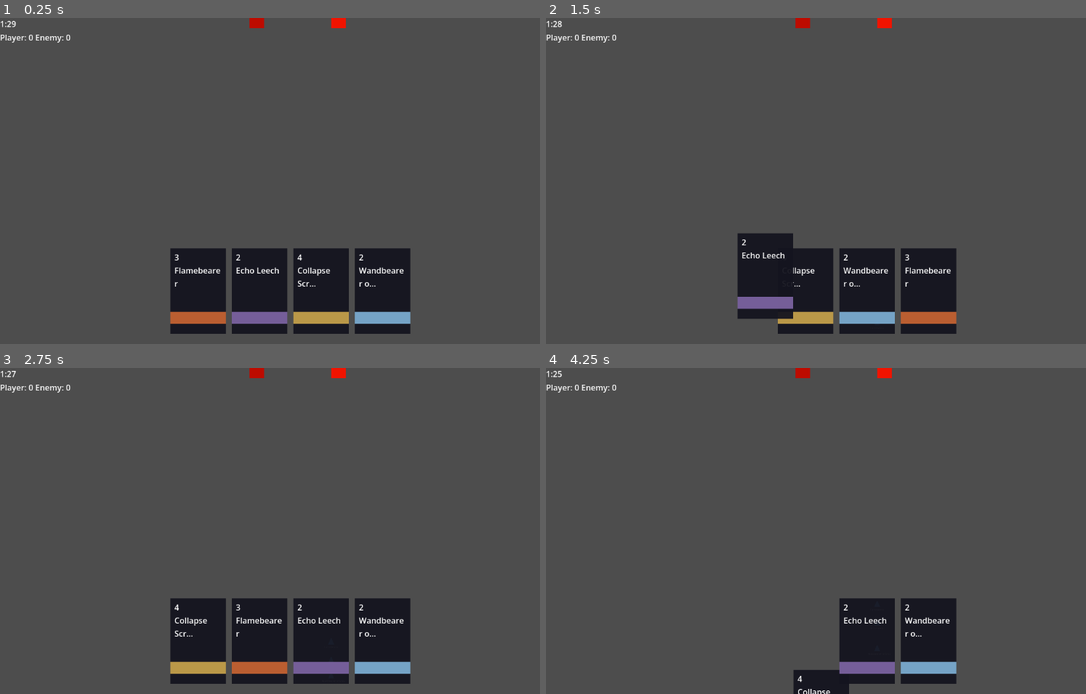
Above: before the commit, frames 1-4 (two rows, left to right).
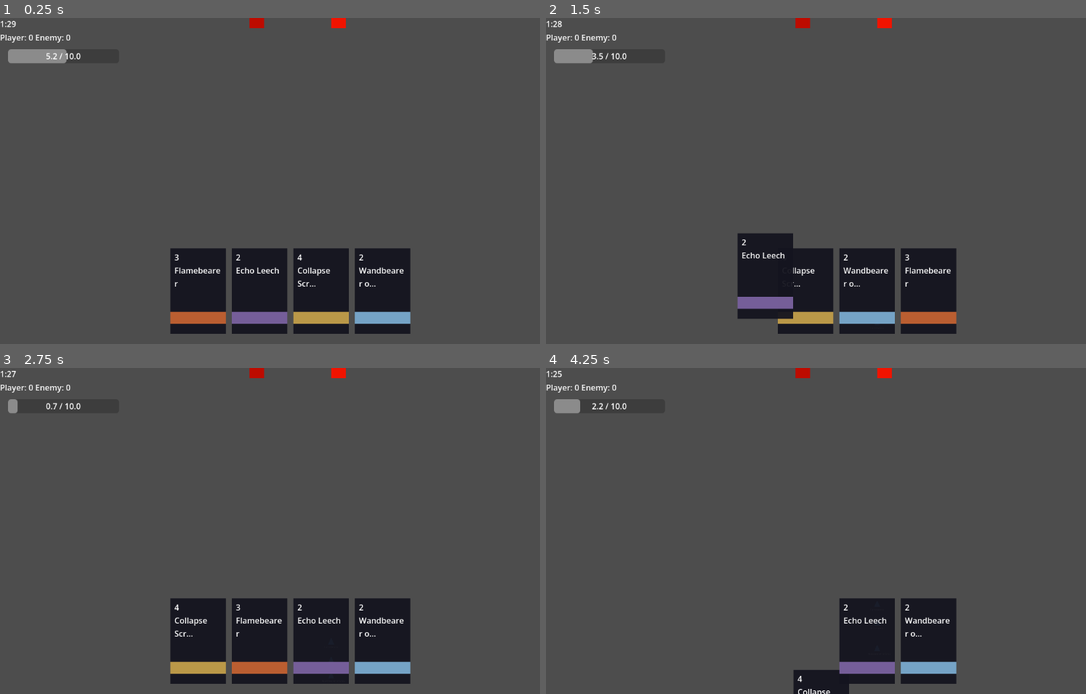
Above: after the commit, the same moments.

Repository: EchoPath-Source/echowars
Game: Godot game, scene res://arena.tscn
Two runs of this game, one before a commit and one after it. Both use one fixed random seed, a clock stepped at 60 frames per second and the inputs below.
Inputs (mouse positions are in pixels of both pictures, inside the frame that each line leads up to):
- Up to frame 1 (0.25 s): no input
- Up to frame 2 (1.5 s): tap Enter (ui_accept) at 0.5 s; drag from (745, 291) to (897, 109) at 0.52 s; drag from (745, 291) to (805, 246) at 1.27 s
- Up to frame 3 (2.75 s): move the mouse to (259, 641) at 2.02 s; hold Right (ui_right) from 2.03 s (still down); tap Tab at 2.1 s; click (259, 641) at 2.17 s
- Up to frame 4 (4.25 s): release Right (ui_right) at 2.75 s; tap Enter (ui_accept) at 2.75 s; drag from (745, 641) to (664, 482) at 2.77 s; drag from (805, 641) to (864, 531) at 3.52 s

The runs differ from the first frame. In frame 1, 0.5% of the frame differs, in the area x 1-15%, y 9-14%; in frame 2, 0.4%; in frame 3, 0.1%; in frame 4, 0.3%.

Commit message:
HUD: add visible resonance meter

Diff:
--- a/arena.tscn
+++ b/arena.tscn
@@ -75,6 +75,27 @@
 [node name="EnemyCrowns" type="Label" parent="matchhud/HUDRoot/VBoxContainer/HBoxContainer"]
 layout_mode = 2
 
+[node name="ResonanceBar" type="ProgressBar" parent="matchhud/HUDRoot"]
+layout_mode = 0
+offset_left = 16.0
+offset_top = 62.0
+offset_right = 236.0
+offset_bottom = 90.0
+max_value = 100.0
+value = 50.0
+show_percentage = false
+
+[node name="Label" type="Label" parent="matchhud/HUDRoot/ResonanceBar"]
+layout_mode = 1
+anchors_preset = 15
+anchor_right = 1.0
+anchor_bottom = 1.0
+grow_horizontal = 2
+grow_vertical = 2
+text = "5.0 / 10.0"
+horizontal_alignment = 1
+vertical_alignment = 1
+
 [node name="WinScreen" type="Panel" parent="matchhud/HUDRoot"]
 visible = false
 layout_mode = 1
